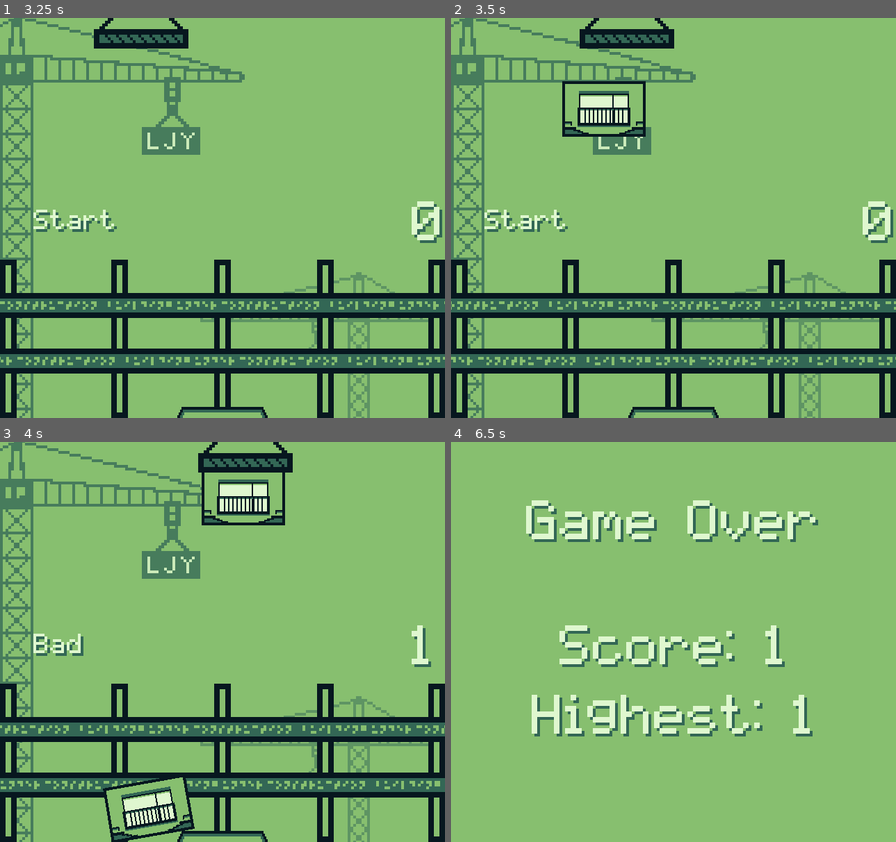
Above: before the commit, frames 1-4 (two rows, left to right).
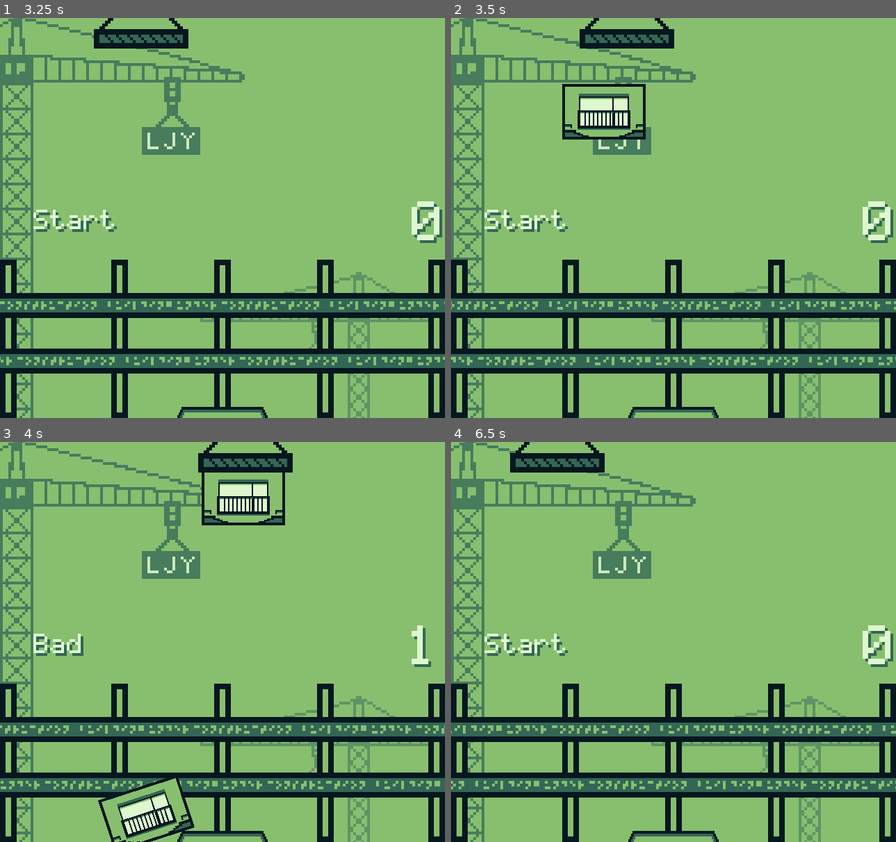
Above: after the commit, the same moments.

Repository: Ride-A-Pig/Tower-Bloxx
Game: Godot game, scene res://Scene/Start.tscn
Two runs of this game, one before a commit and one after it. Both use one fixed random seed, a clock stepped at 60 frames per second and the inputs below.
Inputs:
- Up to frame 1 (3.25 s): tap Enter (ui_accept) at 0.5, 1.35, 1.52, 1.82, 2, 2.85, 3.02 s; hold Enter (ui_accept) 0.53-1.28 s; hold Enter (ui_accept) 2.03-2.78 s
- Up to frame 2 (3.5 s): tap Enter (ui_accept) at 3.32 s
- Up to frame 3 (4 s): hold Enter (ui_accept) from 3.53 s (still down)
- Up to frame 4 (6.5 s): release Enter (ui_accept) at 4.28 s; tap Enter (ui_accept) at 4.35, 4.52, 4.82, 5.85, 6.02, 6.32 s; hold Enter (ui_accept) 5.03-5.78 s

Frame 1 is identical in both runs. In frame 2, 1.2% of the frame differs, in the area x 25-44%, y 15-31%; in frame 3, 1.6%; in frame 4, 28%, in the area x 0-100%, y 0-100%.

Commit message:
Update

Diff:
--- a/Scene/MainScene.tscn
+++ b/Scene/MainScene.tscn
@@ -433,11 +433,11 @@
 [node name="Camera2D" type="Camera2D" parent="."]
 position = Vector2( 80, 72 )
 current = true
-process_mode = 0
 limit_left = 160
 limit_right = 160
 limit_bottom = 144
 smoothing_enabled = true
+smoothing_speed = 10.0
 drag_margin_left = 0.0
 drag_margin_top = 0.0
 drag_margin_right = 0.0
--- a/Scene/Room.gd
+++ b/Scene/Room.gd
@@ -41,9 +41,11 @@
 	if linear_velocity.length()>100:
 		_game_over()
 	else:
+		var tween = create_tween()
+		tween.tween_property(self,"global_rotation_degrees", .0, .5)
+		yield(tween,"finished")
 		set_deferred("mode",RigidBody2D.MODE_STATIC)
-		var tween = create_tween()
-		tween.tween_property(self,"global_rotation_degrees", .0, .2)
+
 
 func _game_over():
 	get_tree().change_scene("res://Scene/Over.tscn")
--- a/Scene/Room.tscn
+++ b/Scene/Room.tscn
@@ -5,8 +5,10 @@
 [ext_resource path="res://src/SFX_water_drop_01.wav" type="AudioStream" id=3]
 
 [sub_resource type="PhysicsMaterial" id=2]
+rough = true
+absorbent = true
 
-[sub_resource type="RectangleShape2D" id=1]
+[sub_resource type="RectangleShape2D" id=4]
 extents = Vector2( 15, 10 )
 
 [sub_resource type="RectangleShape2D" id=3]
@@ -17,7 +19,6 @@
 physics_material_override = SubResource( 2 )
 contacts_reported = 1
 contact_monitor = true
-linear_damp = 1.0
 script = ExtResource( 2 )
 
 [node name="Sprite" type="Sprite" parent="."]
@@ -28,14 +29,14 @@
 frame = 4
 
 [node name="CollisionShape2D" type="CollisionShape2D" parent="."]
-visible = false
 position = Vector2( 0, 10 )
-shape = SubResource( 1 )
+shape = SubResource( 4 )
 
 [node name="AudioStreamPlayer" type="AudioStreamPlayer" parent="."]
 stream = ExtResource( 3 )
 
 [node name="Area2D" type="Area2D" parent="."]
+visible = false
 position = Vector2( 0, 10 )
 scale = Vector2( 0.2, 0.128571 )
 collision_layer = 0
--- a/project.godot
+++ b/project.godot
@@ -17,6 +17,10 @@
 [autoload]
 
 GlobalValue="*res://Scene/GlobalValue.gd"
+
+[debug]
+
+settings/stdout/print_fps=true
 
 [display]
 
@@ -47,10 +51,9 @@
 
 [physics]
 
-common/physics_fps=1000
-2d/physics_engine="GodotPhysics"
-2d/thread_model=2
-2d/default_gravity=980
+common/physics_fps=400
+2d/bvh_collision_margin=20.0
+2d/default_gravity=1000
 
 [rendering]
 
